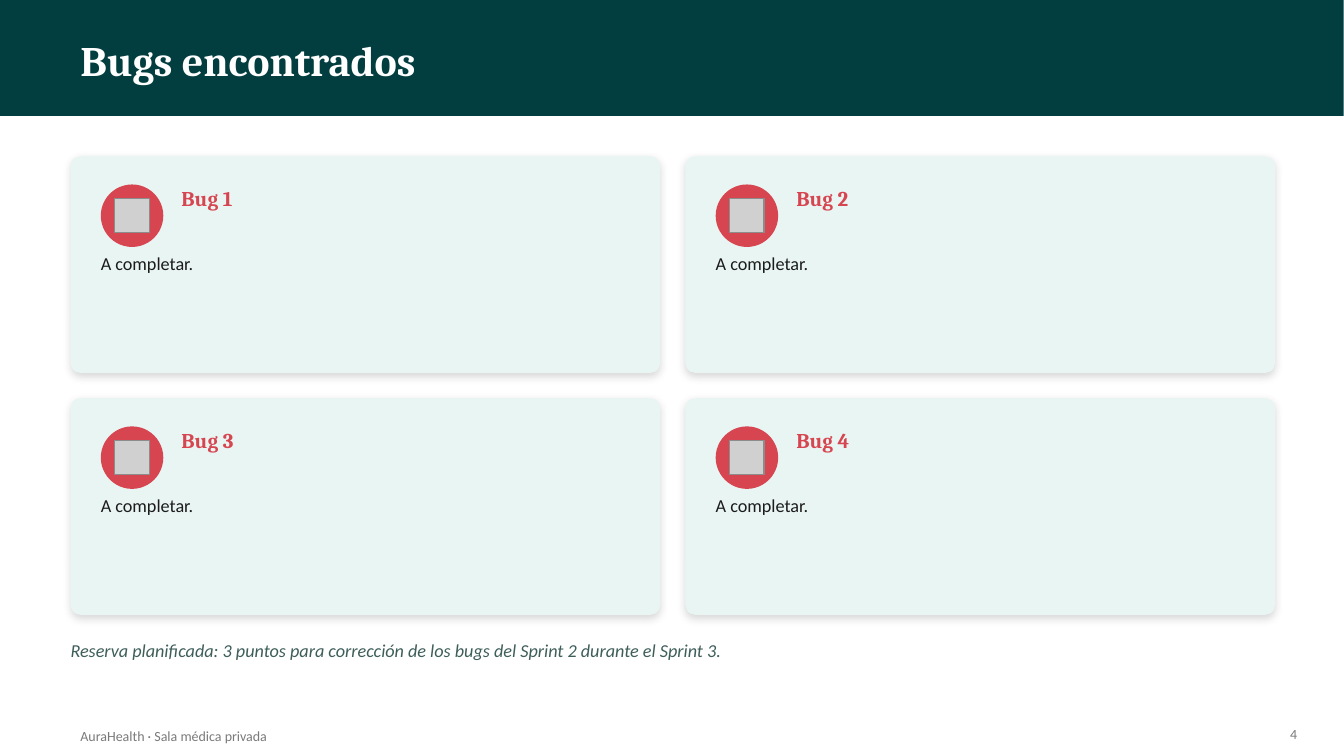
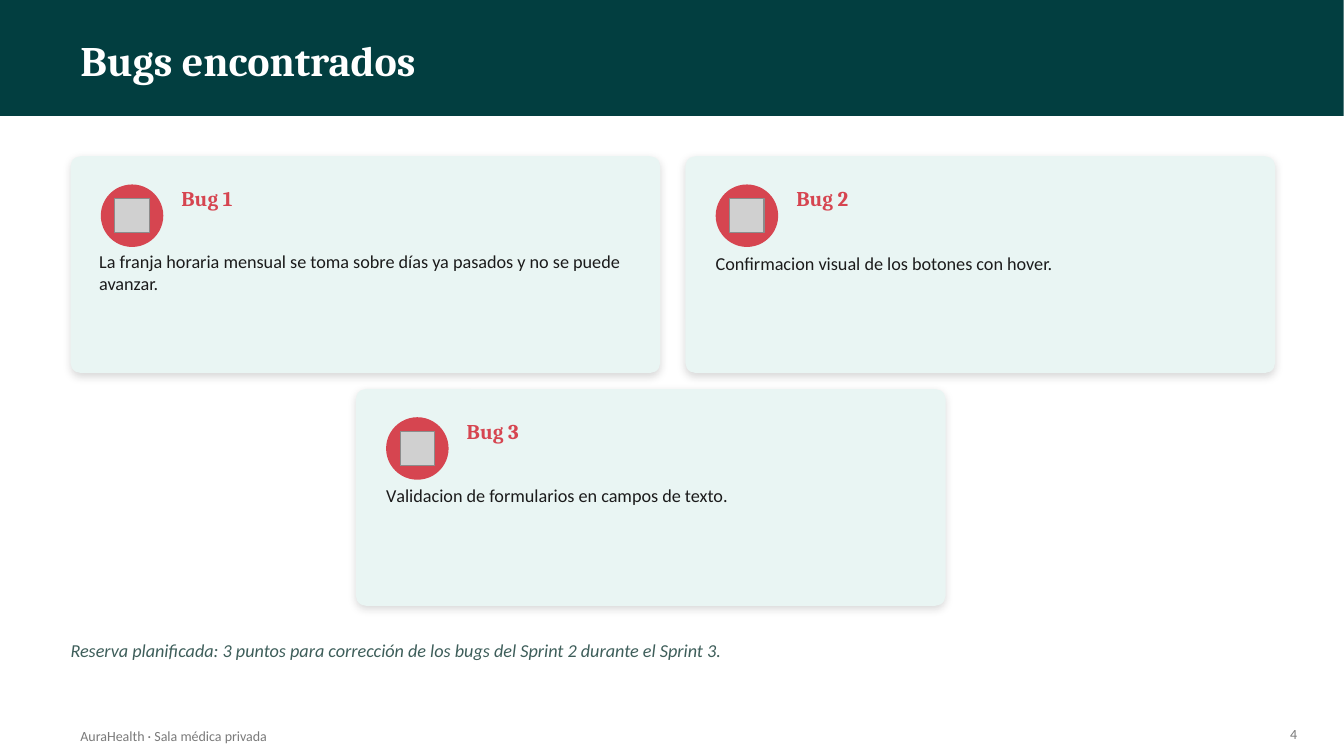
Before and after one commit to AgusUni05/PROYECTO-PSS-2026, a slide deck: slide 4 of AuraHealth - Demo Sprint 2.pptx. Drawn at 1344x756 pixels with LibreOffice and Linux fonts; fonts in the diff are those of the drawing; grey boxes stand for pictures. Boxes give left, top, right and bottom in pixels: in the first picture for what was removed or moved away, otherwise in the second. Text is boxed around its words. In the diff, an @@ line names an element or a change of style, - is before the commit and + after.

```diff
--- a/AuraHealth - Demo Sprint 2.pptx
+++ b/AuraHealth - Demo Sprint 2.pptx
@@ text at [99, 255, 620, 290]: text changed @@
-A completar.
+La franja horaria mensual se toma sobre días ya pasados y no se puede
+avanzar.
@@ text at [716, 257, 1052, 270]: text changed @@
-A completar.
+Confirmacion visual de los botones con hover.
@@ 1 picture, 1 text, 1 rounded rectangle, 1 ellipse: place and size @@
-1 picture, 1 text, 1 rounded rectangle, 1 ellipse at [71, 398, 660, 615]
+1 picture, 1 text, 1 rounded rectangle, 1 ellipse at [356, 389, 946, 606]
@@ rounded rectangle removed at [686, 398, 1275, 615] @@
@@ ellipse removed at [716, 426, 778, 489] @@
@@ picture removed at [730, 441, 764, 475] @@
@@ text removed at [796, 434, 850, 453] @@
-Bug 4
@@ text at [386, 489, 728, 505]: text changed @@
-A completar.
+Validacion de formularios en campos de texto.
@@ text removed at [716, 499, 808, 515] @@
-A completar.
```
Also in this commit, not shown: 3 other slides changed, 4 other files.
